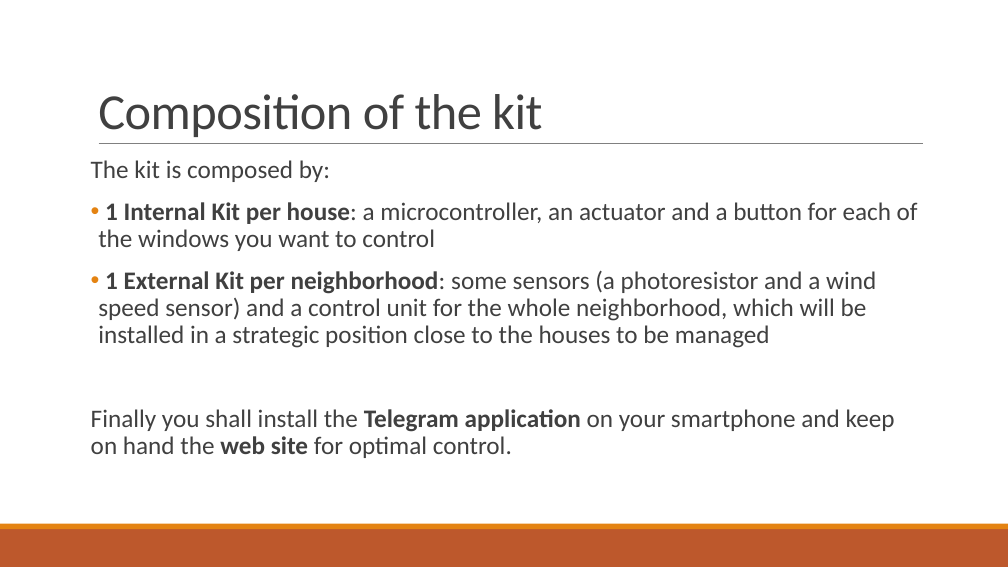
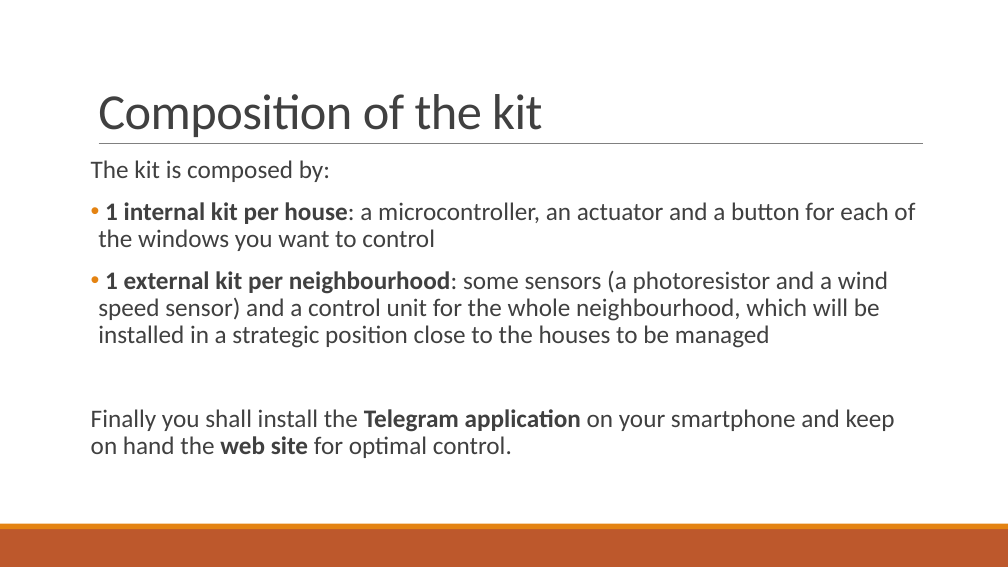
Before and after one commit to francescobaraldi/smart-neighborhood, a slide deck: slide 6 of Smart Neighborhood.pptx (slide 5 before the commit). Drawn at 1008x567 pixels with LibreOffice and Linux fonts; fonts in the diff are those of the drawing. Boxes give left, top, right and bottom in pixels: in the first picture for what was removed or moved away, otherwise in the second. Text is boxed around its words. In the diff, an @@ line names an element or a change of style, - is before the commit and + after.

```diff
--- a/Smart Neighborhood.pptx
+++ b/Smart Neighborhood.pptx
@@ text at <box>98,202,915,348</box>: text changed @@
-• 1 Internal Kit per house: a microcontroller, an actuator and a button for each of the windows you want to control
-• 1 External Kit per neighborhood: some sensors (a photoresistor and a wind speed sensor) and a control unit for the whole neighborhood, which will be installed in a strategic position close to the houses to be managed
+• 1 internal kit per house: a microcontroller, an actuator and a button for each of the windows you want to control
+• 1 external kit per neighbourhood: some sensors (a photoresistor and a wind speed sensor) and a control unit for the whole neighbourhood, which will be installed in a strategic position close to the houses to be managed
```
Also in this commit, not shown: 16 other slides changed, 8 slides added, 2 slides removed.
